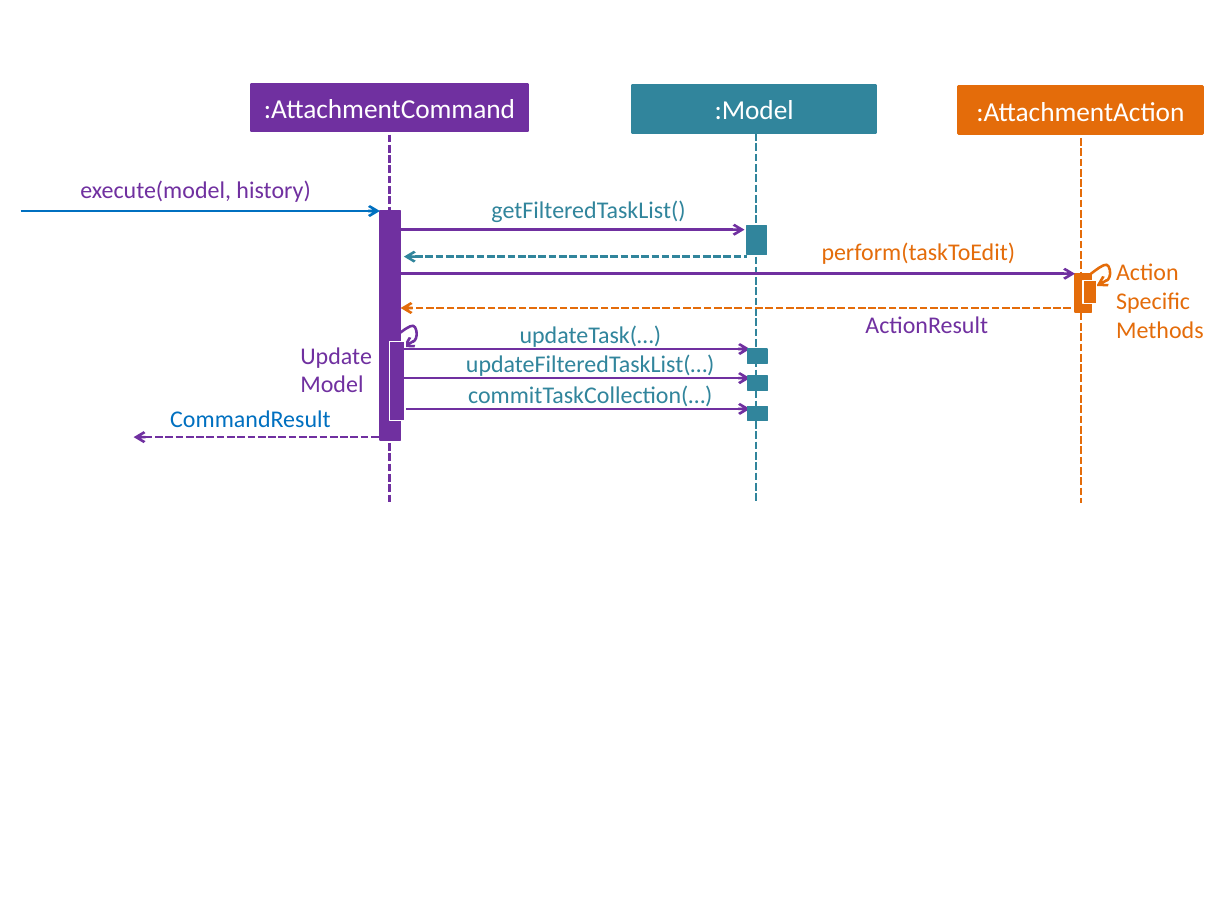
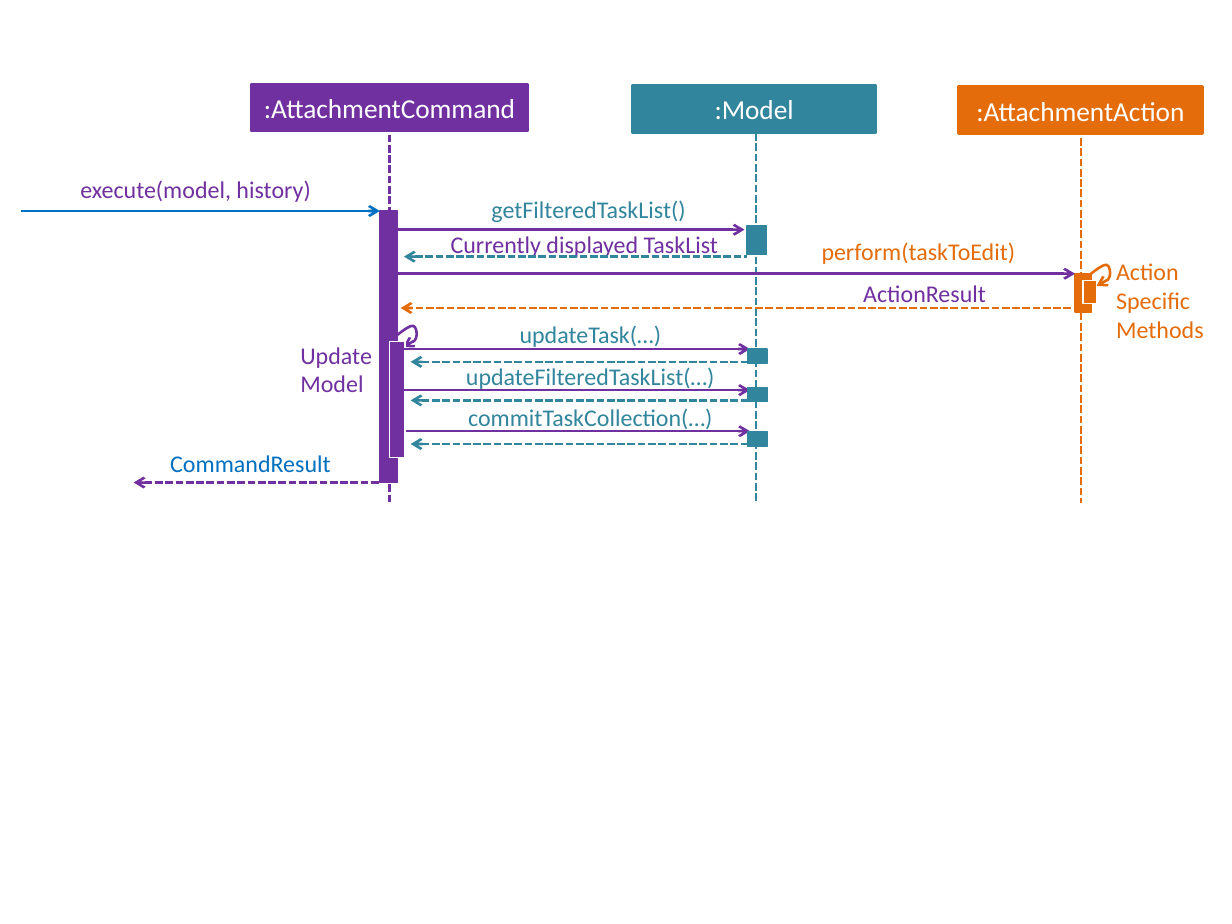
Before and after one commit to sijie123/CS2103-DeadlineManager, a slide deck: slide 1 of docs/diagrams/AttachmentSequenceDiagram.pptx. Drawn at 1232x924 pixels with LibreOffice and Linux fonts; fonts in the diff are those of the drawing. Boxes give left, top, right and bottom in pixels: in the first picture for what was removed or moved away, otherwise in the second. Text is boxed around its words. In the diff, an @@ line names an element or a change of style, - is before the commit and + after.

Commit message:
Update Dev Guide
Update AttachmentCommand sequence diagram

Added return arrows

```diff
--- a/docs/diagrams/AttachmentSequenceDiagram.pptx
+++ b/docs/diagrams/AttachmentSequenceDiagram.pptx
@@ rectangle: place and size @@
-rectangle at bbox=[379, 211, 400, 440]
+rectangle at bbox=[379, 211, 397, 482]
@@ text added at bbox=[451, 236, 718, 258], 14 pt, text #7030A0 @@
+Currently displayed TaskList
@@ text "ActionResult" rewrapped from bbox=[865, 316, 988, 333] to bbox=[863, 285, 986, 309] @@
@@ rectangle: place and size @@
-rectangle at bbox=[389, 341, 404, 420]
+rectangle at bbox=[389, 341, 404, 457]
@@ arrow added from (754, 362) to (410, 362), #31859C 1.5 pt dashed @@
@@ text "updateFilteredTaskList(…)": place and size @@
-text "updateFilteredTaskList(…)" at bbox=[466, 354, 715, 379]
+text "updateFilteredTaskList(…)" at bbox=[466, 367, 715, 391]
@@ rectangle: place and size @@
-rectangle at bbox=[748, 376, 768, 391]
+rectangle at bbox=[748, 387, 768, 402]
@@ arrow moved from (404, 378) - (750, 378) to (404, 391) - (750, 391) @@
@@ arrow added from (754, 400) to (410, 400), #31859C 1.5 pt dashed @@
@@ text "commitTaskCollection(…)": place and size @@
-text "commitTaskCollection(…)" at bbox=[468, 385, 712, 410]
+text "commitTaskCollection(…)" at bbox=[468, 408, 712, 432]
@@ text "CommandResult": place and size @@
-text "CommandResult" at bbox=[170, 410, 330, 427]
+text "CommandResult" at bbox=[170, 455, 330, 472]
@@ arrow moved from (404, 409) - (750, 409) to (404, 431) - (750, 431) @@
@@ arrow added from (754, 444) to (410, 444), #31859C 1.5 pt dashed @@
@@ rectangle: place and size @@
-rectangle at bbox=[748, 407, 768, 421]
+rectangle at bbox=[748, 431, 768, 446]
@@ arrow moved from (133, 437) - (381, 437) to (133, 483) - (381, 483) @@
```
Also in this commit, not shown: 2 other files.
